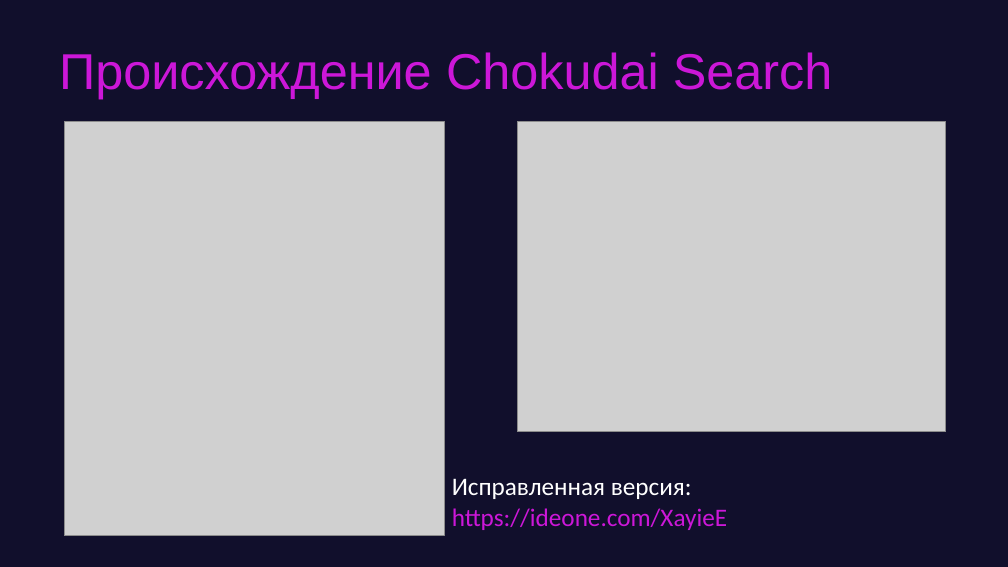
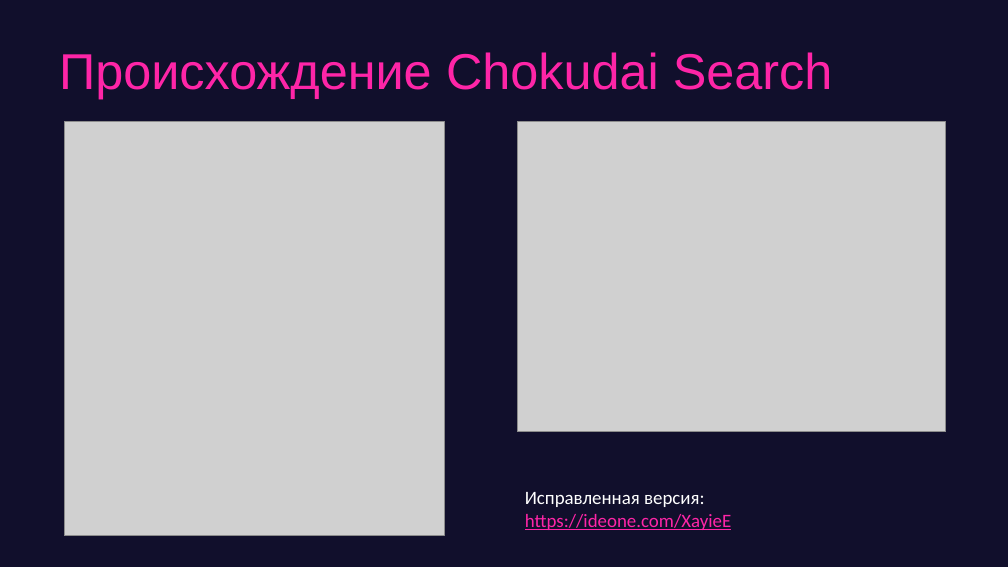
Before and after one commit to game-ai-course/game-ai-school, a slide deck: slide 26 of slides/online_4dx1.5h/day3-beam.pptx. Drawn at 1008x567 pixels with LibreOffice and Linux fonts; fonts in the diff are those of the drawing; grey boxes stand for pictures. Boxes give left, top, right and bottom in pixels: in the first picture for what was removed or moved away, otherwise in the second. Text is boxed around its words. In the diff, an @@ line names an element or a change of style, - is before the commit and + after.

```diff
--- a/slides/online_4dx1.5h/day3-beam.pptx
+++ b/slides/online_4dx1.5h/day3-beam.pptx
@@ title "Происхождение Chokudai Search" at <box>59,52,833,99</box>: text colour #CC17D8 to #FE25A7 @@
@@ text "Исправленная версия: https://ideone.com/XayieE": place and size @@
-text "Исправленная версия: https://ideone.com/XayieE" at <box>452,478,727,530</box>
+text "Исправленная версия: https://ideone.com/XayieE" at <box>525,492,731,530</box>
@@ text "Исправленная версия: https://ideone.com/XayieE" at <box>525,492,731,530</box>: size 24 to 18 pt; text colour #CC17D8 to #FE25A7, underline on in "https://ideone.com/XayieE" @@
```
Also in this commit, not shown: 37 other slides changed, 3 slides added, 1 slide removed, 12 other files.
